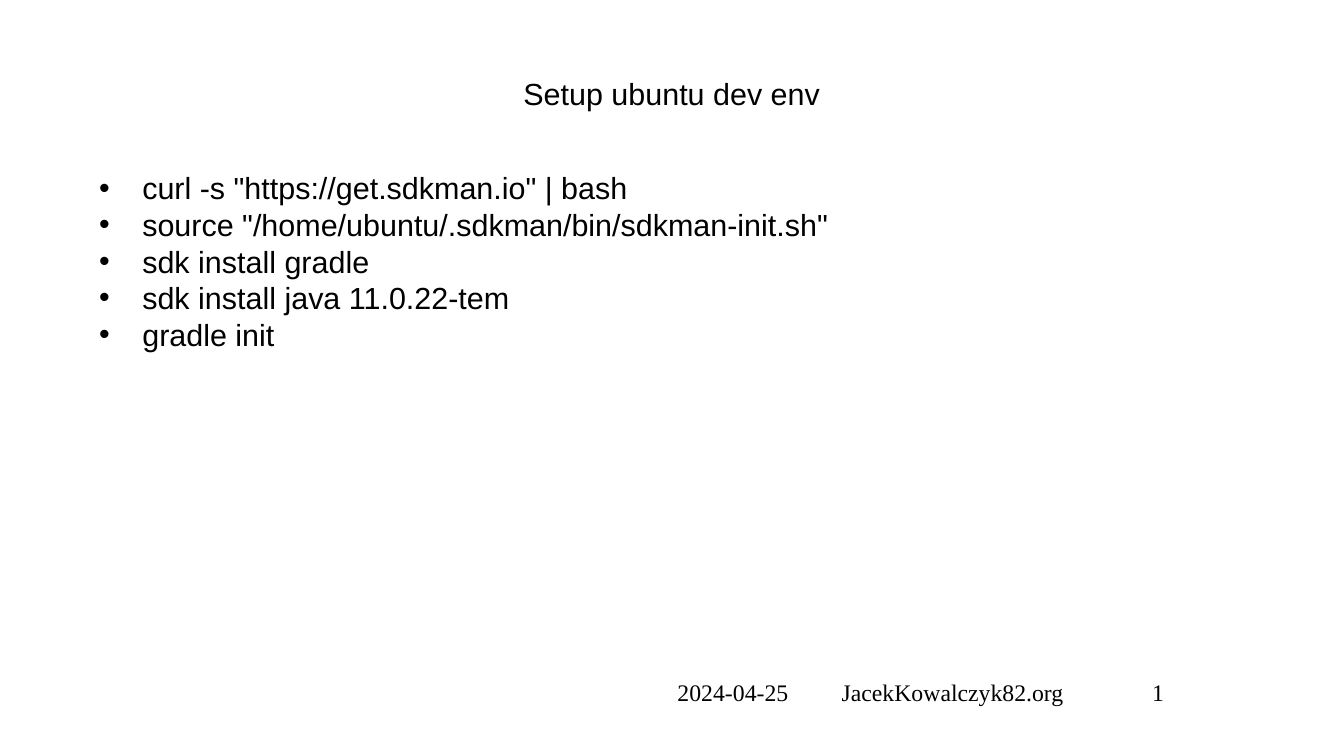
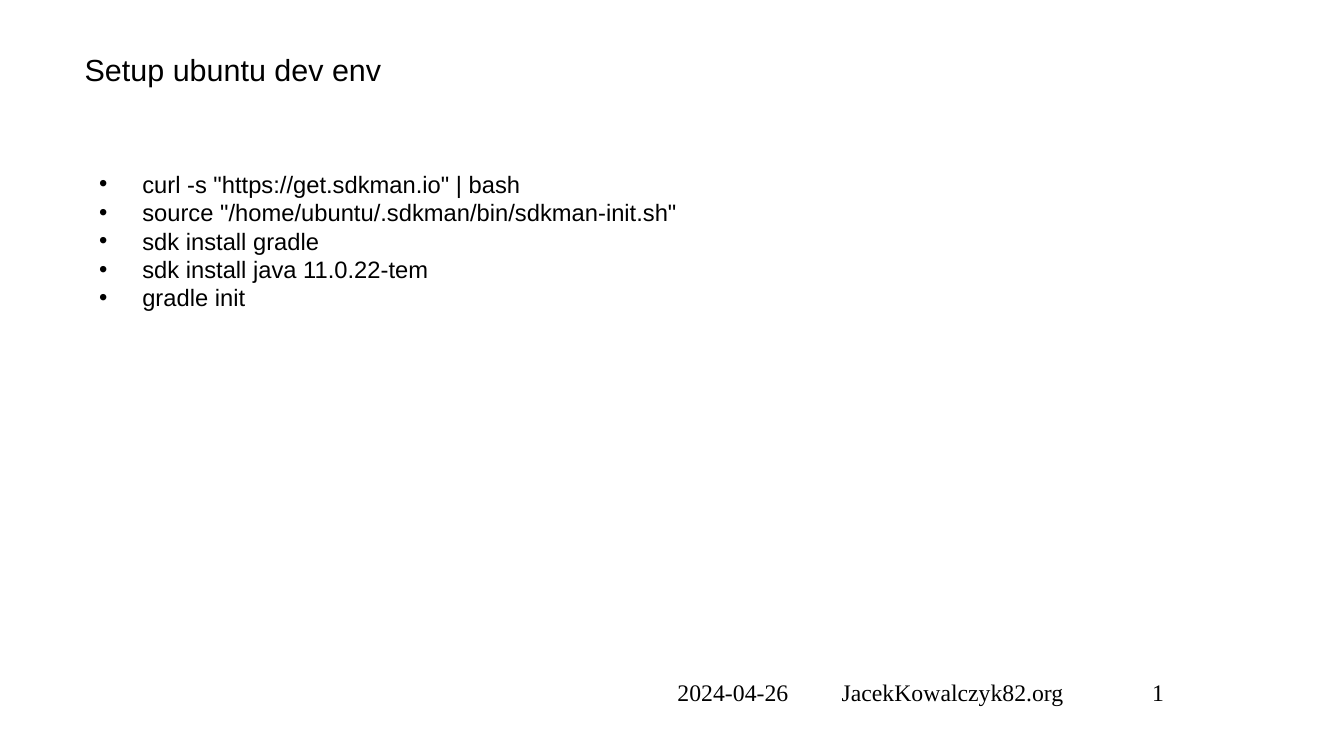
Before and after one commit to jacekkowalczyk82/code-2-present, a slide deck: slide 2 of HowTo-presentation.pptx. Drawn at 1344x756 pixels with LibreOffice and Linux fonts; fonts in the diff are those of the drawing; background and template pictures are left out. Boxes give left, top, right and bottom in pixels: in the first picture for what was removed or moved away, otherwise in the second. Text is boxed around its words. In the diff, an @@ line names an element or a change of style, - is before the commit and + after.

```diff
--- a/HowTo-presentation.pptx
+++ b/HowTo-presentation.pptx
@@ title "Setup ubuntu dev env": place and size @@
-title "Setup ubuntu dev env" at <box>523,83,820,111</box>
+title "Setup ubuntu dev env" at <box>85,59,381,87</box>
@@ title "Setup ubuntu dev env" at <box>85,59,381,87</box>: alignment centre to left; vertical alignment middle to top @@
@@ text "curl -s "https://get.sdkman.io" | bash" at <box>142,175,676,311</box>: size 18 to 14 pt @@
@@ text at <box>677,684,1164,706</box>: text changed @@
-2024-04-25 JacekKowalczyk82.org 1
+2024-04-26 JacekKowalczyk82.org 1
```
Also in this commit, not shown: 7 other slides changed, 8 other files.
